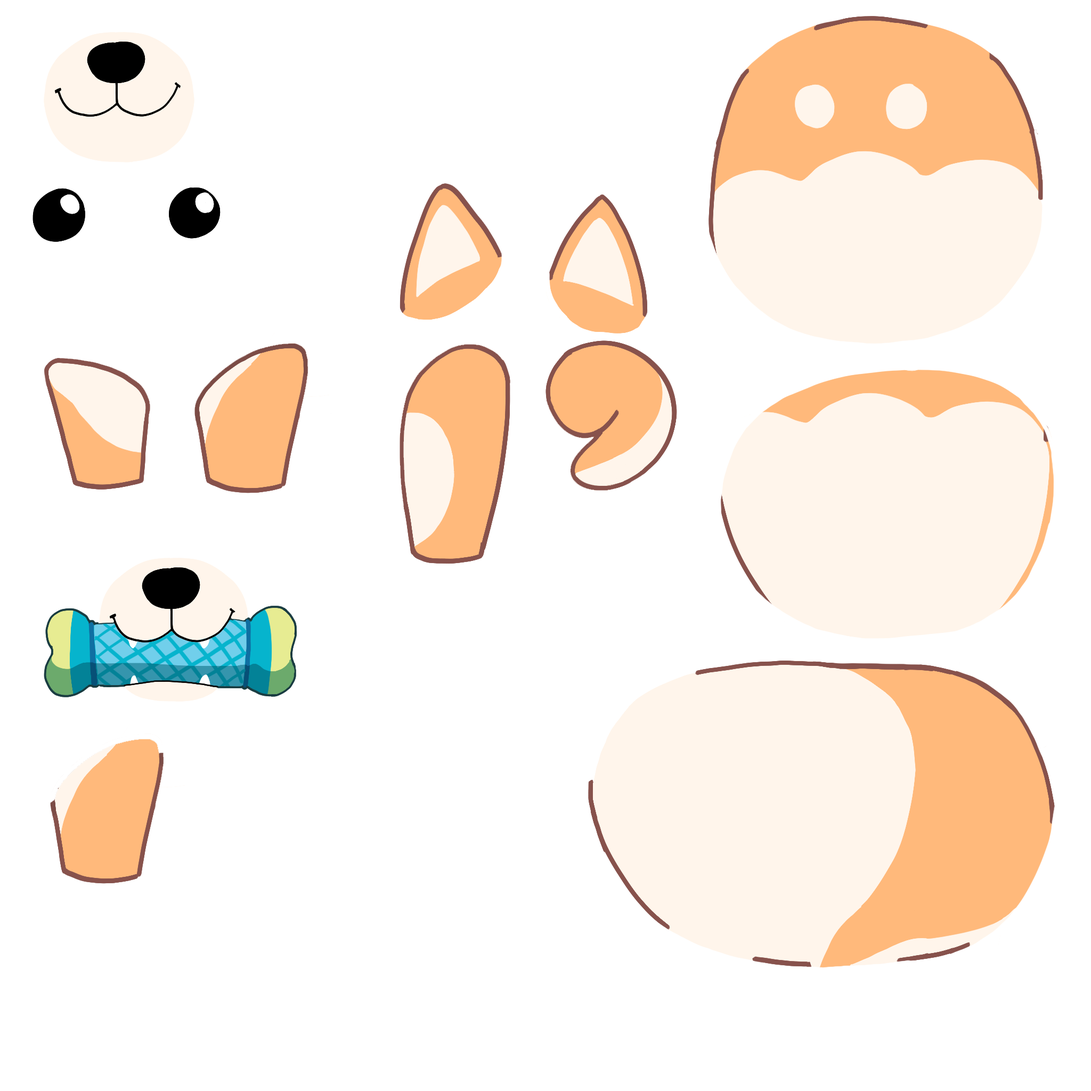
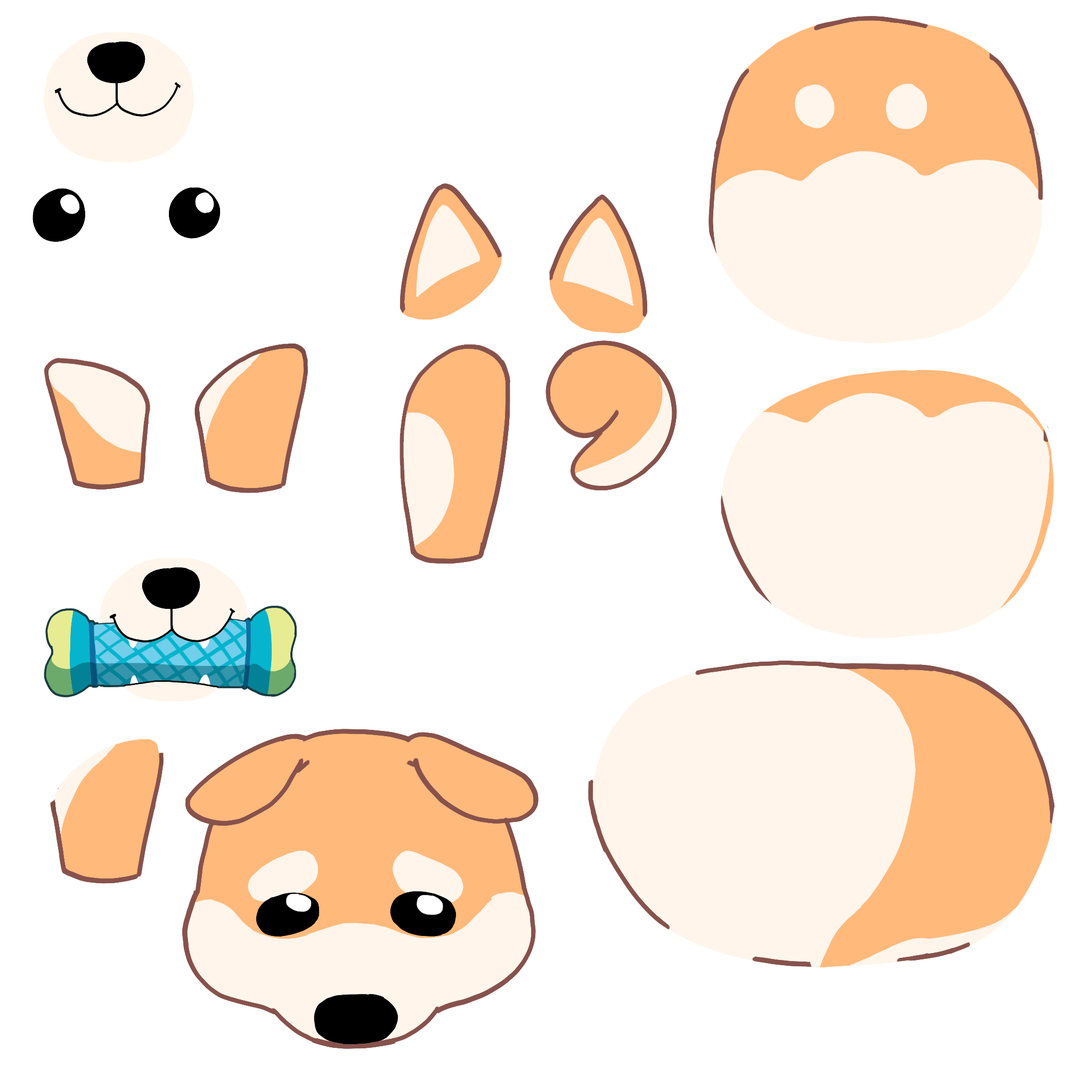
Comparing the layer stacks of the two 1091×1091 images. Changes:
added layer "Layer 5" in group "rd" over 181, 729, 539, 1050
